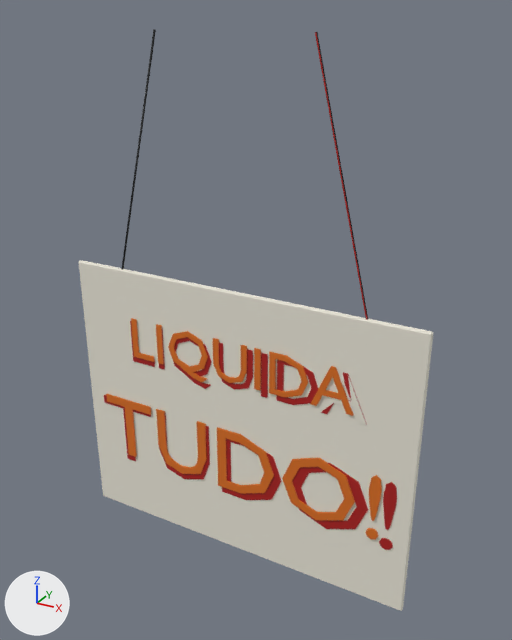
Renders of the FBX model Assets/_Game/Art/Level1/Modelos/PlacaPenduradaLiquida.fbx from each side of a commit.
The view is the same before and after, from a 50 mm lens placed at (0.839, -1.413, 1.444), pointed at (0.043, 0.034, 0.72). Every picture has the same lights, and +X, +Y and +Z are marked at lower left. The older version comes first. Where no turn or scale is listed for an object, it has been applied to the vertices.

The first picture shows 'PlacaPenduradaLiquida'.
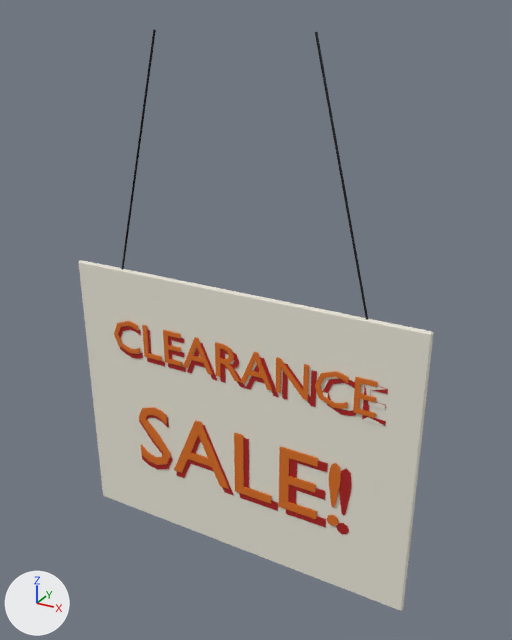
Pixel boxes [x1, y1, x2, y2] of what changed, in the pictures (512 x 640 px; the box of a moved part takes in the faces that stretch with it):
part 1 of me_placapenduradaliquida, moved or reshaped
    before: [310, 366, 354, 416]
    after: [187, 343, 217, 380]
part 2 of me_placapenduradaliquida, moved or reshaped
    before: [130, 321, 155, 367]
    after: [147, 330, 165, 366]
part 3 of me_placapenduradaliquida, moved or reshaped
    before: [321, 372, 367, 425]
    after: [183, 337, 213, 375]
part 4 of me_placapenduradaliquida, moved or reshaped
    before: [131, 318, 155, 362]
    after: [142, 325, 162, 361]
part 5 of me_placapenduradaliquida, moved or reshaped
    before: [379, 538, 393, 550]
    after: [336, 523, 349, 534]
part 6 of me_placapenduradaliquida, moved or reshaped (not visible before)
    after: [240, 438, 278, 511]
part 7 of me_placapenduradaliquida, moved or reshaped (not visible before)
    after: [176, 425, 234, 495]
part 8 of me_placapenduradaliquida, moved or reshaped
    before: [383, 482, 397, 530]
    after: [329, 463, 341, 507]
part 9 of me_placapenduradaliquida, moved or reshaped
    before: [365, 528, 378, 540]
    after: [327, 515, 339, 526]
part 10 of me_placapenduradaliquida, moved or reshaped (not visible before)
    after: [234, 433, 272, 504]
part 11 of me_placapenduradaliquida, moved or reshaped (not visible before)
    after: [174, 420, 229, 489]
part 12 of me_placapenduradaliquida, rebuilt (71% wider, 6% taller)
    before: [219, 343, 253, 389]
    after: [220, 348, 279, 397]
part 13 of me_placapenduradaliquida, rebuilt (66% wider, 7% taller)
    before: [213, 338, 247, 383]
    after: [215, 343, 272, 391]
part 14 of me_placapenduradaliquida, rebuilt
    before: [292, 463, 368, 529]
    after: [286, 458, 328, 527]
part 15 of me_placapenduradaliquida, rebuilt (46% narrower, 17% taller)
    before: [282, 458, 355, 520]
    after: [279, 446, 318, 519]
part 16 of me_placapenduradaliquida, rebuilt (14% narrower)
    before: [277, 360, 318, 405]
    after: [282, 363, 317, 407]
part 17 of me_placapenduradaliquida, rebuilt (15% narrower)
    before: [269, 352, 308, 397]
    after: [276, 357, 309, 400]
part 18 of me_placapenduradaliquida, deleted
    before: [156, 324, 382, 521]
part 19 of me_placapenduradaliquida, moved or reshaped
    before: [104, 330, 212, 479]
    after: [114, 321, 388, 515]
part 20 of me_placapenduradaliquida, recoloured
    both: [315, 32, 367, 319]

What changed in the scene script:
```text
Change me_placapenduradaliquida:
    remove me_placapenduradaliquida.from_pydata(...)  # 1320 vertices, 1266 faces; spans x -0.5..0.5, y -0.013..0.013, z 0.0..1.401
    add me_placapenduradaliquida.from_pydata(...)  # 1600 vertices, 1526 faces; spans x -0.5..0.5, y -0.013..0.013, z 0.0..1.401
    me_placapenduradaliquida part 1: the loose piece of 22 vertices spanning x 0.221..0.335, y -0.013..-0.009, z 0.549..0.666 is scaled about its middle by (0.845, 1, 0.845), then moved by (-0.376, 0.003, -0.015), in mat_tinta_vermelha (red #b01a18)
    me_placapenduradaliquida part 2: the loose piece of 12 vertices spanning x -0.327..-0.254, y -0.01..-0.006, z 0.532..0.655 is scaled about its middle by (0.798, 1, 0.798), then moved by (0.042, 0.0, -0.001)
    me_placapenduradaliquida part 3: the loose piece of 22 vertices spanning x 0.249..0.369, y -0.01..-0.006, z 0.532..0.656 is scaled about its middle by (0.777, 1, 0.777), then moved by (-0.418, -0.003, 0.012), in mat_tinta_laranja (orange #de701c)
    me_placapenduradaliquida part 4: the loose piece of 12 vertices spanning x -0.322..-0.253, y -0.013..-0.009, z 0.549..0.665 is scaled about its middle by (0.824, 1, 0.824), then moved by (0.032, 0.0, -0.001)
    me_placapenduradaliquida part 5: the loose piece of 16 vertices spanning x 0.424..0.46, y -0.01..-0.006, z 0.184..0.22 is moved by (-0.118, 0.0, 0.001)
    me_placapenduradaliquida part 6: the loose piece of 12 vertices spanning x 0.254..0.327, y 0.006..0.01, z 0.532..0.655 is scaled about its middle by (-1.63, -1, 1.63), then moved by (-0.216, -0.016, -0.305)
    me_placapenduradaliquida part 7: the loose piece of 22 vertices spanning x -0.335..-0.221, y 0.009..0.013, z 0.549..0.666 is scaled about its middle by (-1.73, -1, 1.73), then moved by (0.174, -0.019, -0.319), in mat_tinta_vermelha (red #b01a18)
    me_placapenduradaliquida part 8: the loose piece of 28 vertices spanning x 0.425..0.459, y -0.01..-0.006, z 0.247..0.392 is scaled about its middle by (0.943, 1, 0.943), then moved by (-0.146, -0.003, 0.012), in mat_tinta_laranja (orange #de701c)
    me_placapenduradaliquida part 9: the loose piece of 16 vertices spanning x 0.387..0.421, y -0.013..-0.009, z 0.203..0.237 is moved by (-0.108, 0.0, 0.0)
    me_placapenduradaliquida part 10: the loose piece of 12 vertices spanning x 0.253..0.322, y 0.009..0.013, z 0.549..0.665 is scaled about its middle by (-1.65, -1, 1.65), then moved by (-0.229, -0.022, -0.305)
    me_placapenduradaliquida part 11: the loose piece of 22 vertices spanning x -0.369..-0.249, y 0.006..0.01, z 0.532..0.656 is scaled about its middle by (-1.55, -1, 1.55), then moved by (0.196, -0.019, -0.292), in mat_tinta_laranja (orange #de701c)
    me_placapenduradaliquida part 12: the loose piece of 36 vertices spanning x -0.048..0.058, y -0.01..-0.006, z 0.53..0.655 is rebuilt with 68 vertices and now spans x -0.039..0.132, y -0.01..-0.006, z 0.543..0.641
    me_placapenduradaliquida part 13: the loose piece of 36 vertices spanning x -0.059..0.041, y -0.013..-0.009, z 0.547..0.665 is rebuilt with 68 vertices and now spans x -0.052..0.115, y -0.013..-0.009, z 0.558..0.654
    me_placapenduradaliquida part 14: the loose piece of 32 vertices spanning x 0.171..0.389, y -0.01..-0.006, z 0.184..0.392 is rebuilt with 24 vertices and now spans x 0.16..0.276, y -0.01..-0.006, z 0.188..0.388
    me_placapenduradaliquida part 15: the loose piece of 32 vertices spanning x 0.148..0.353, y -0.013..-0.009, z 0.203..0.399 is rebuilt with 24 vertices and now spans x 0.139..0.25, y -0.013..-0.009, z 0.206..0.397
    me_placapenduradaliquida part 16: the loose piece of 28 vertices spanning x 0.127..0.24, y -0.01..-0.006, z 0.532..0.655 is rebuilt with 20 vertices and now spans x 0.143..0.234, y -0.01..-0.006, z 0.543..0.641
    me_placapenduradaliquida part 17: the loose piece of 28 vertices spanning x 0.107..0.214, y -0.013..-0.009, z 0.549..0.665 is rebuilt with 20 vertices and now spans x 0.126..0.214, y -0.013..-0.009, z 0.558..0.653
    me_placapenduradaliquida part 18: 12 loose pieces with 216 vertices, spanning x -0.419..0.419, y -0.013..0.013, z 0.187..0.665, are deleted
    me_placapenduradaliquida part 19: 416 vertices removed from x -0.449..0.449, y -0.013..0.013, z 0.184..0.666; 712 vertices added at x -0.414..0.414, y -0.013..0.013, z 0.185..0.655
    me_placapenduradaliquida part 20: 5 faces spanning x -0.353..0.351, y -0.003..0.003, z 0.794..1.4 switch from mat_tinta_vermelha (red #b01a18) to mat_metal_escuro (black #282a2c)
    other edits to the shape of me_placapenduradaliquida do not show in these pictures
```
